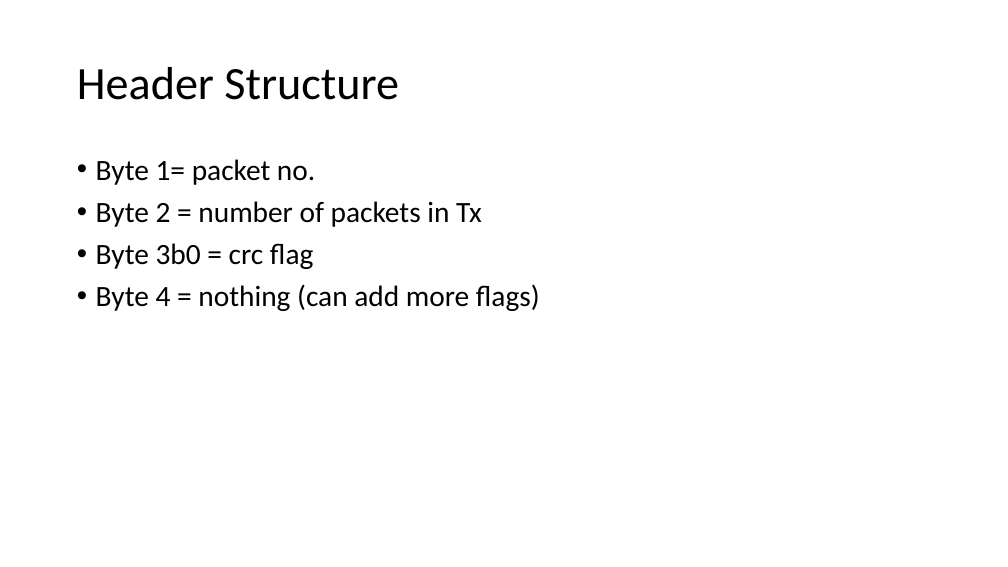
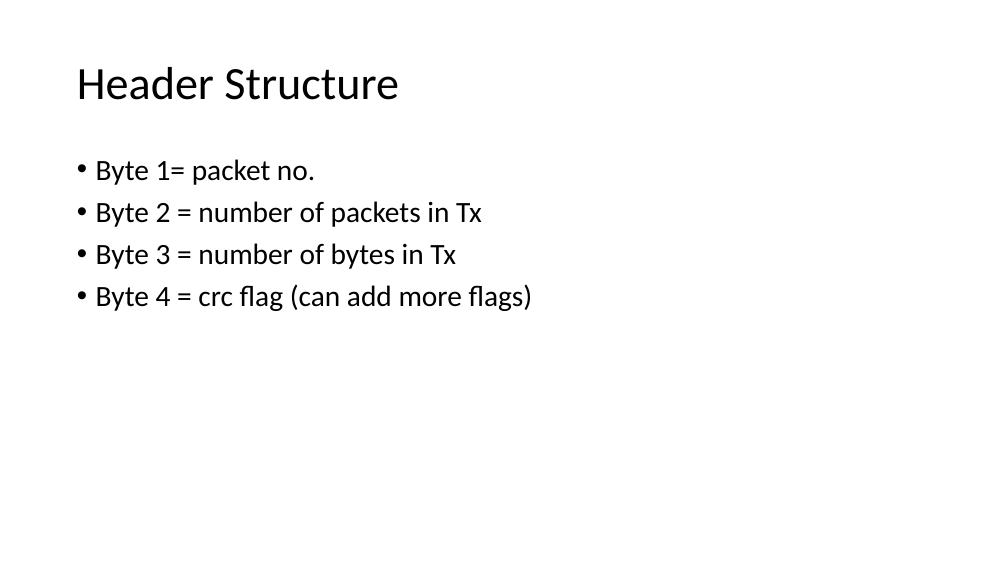
Before and after one commit to erichtang/mainboard, a slide deck: slide 26 of software/foras-promineo/Foras Promineo Software Primer.pptx. Drawn at 1008x567 pixels with LibreOffice and Linux fonts; fonts in the diff are those of the drawing. Boxes give left, top, right and bottom in pixels: in the first picture for what was removed or moved away, otherwise in the second. Text is boxed around its words. In the diff, an @@ line names an element or a change of style, - is before the commit and + after.

```diff
--- a/software/foras-promineo/Foras Promineo Software Primer.pptx
+++ b/software/foras-promineo/Foras Promineo Software Primer.pptx
@@ text at [96,243,533,311]: text changed @@
-• Byte 3b0 = crc flag
-• Byte 4 = nothing (can add more flags)
+• Byte 3 = number of bytes in Tx
+• Byte 4 = crc flag (can add more flags)
```
Also in this commit, not shown: 3 other slides changed, 19 other files.
